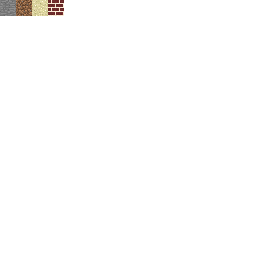
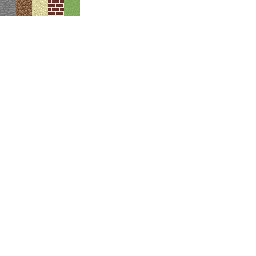
Layers edited between the first and the second (256, 256) image:
added layer "grass" above "brick" over [64,0,80,16]
